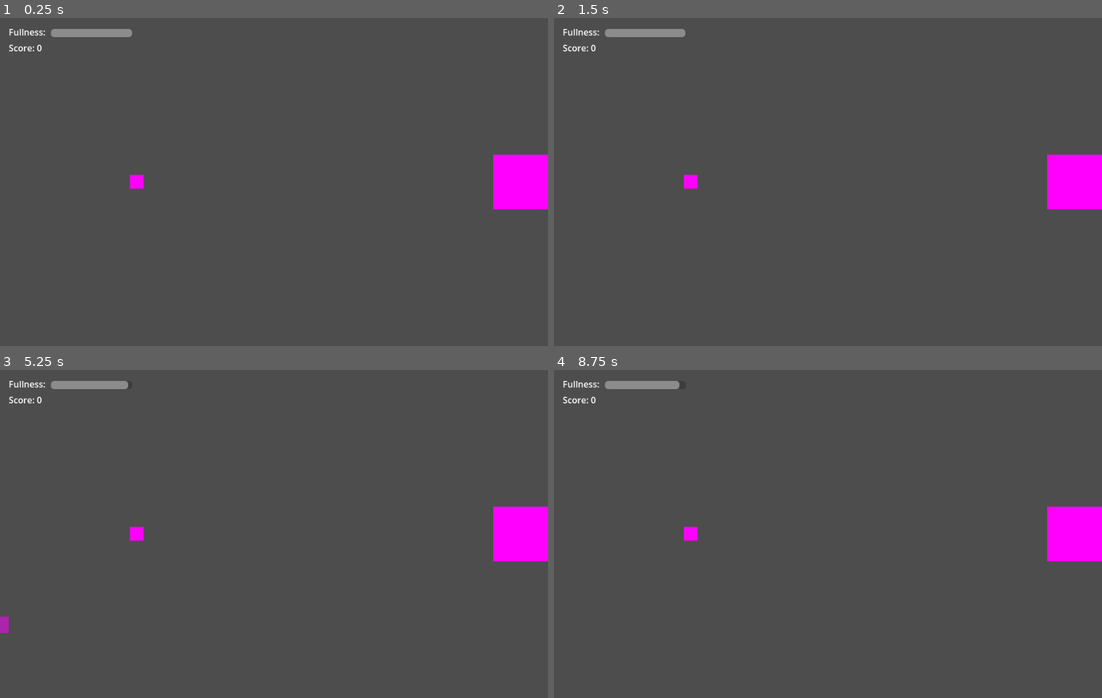
Above: before the commit, frames 1-4 (two rows, left to right).
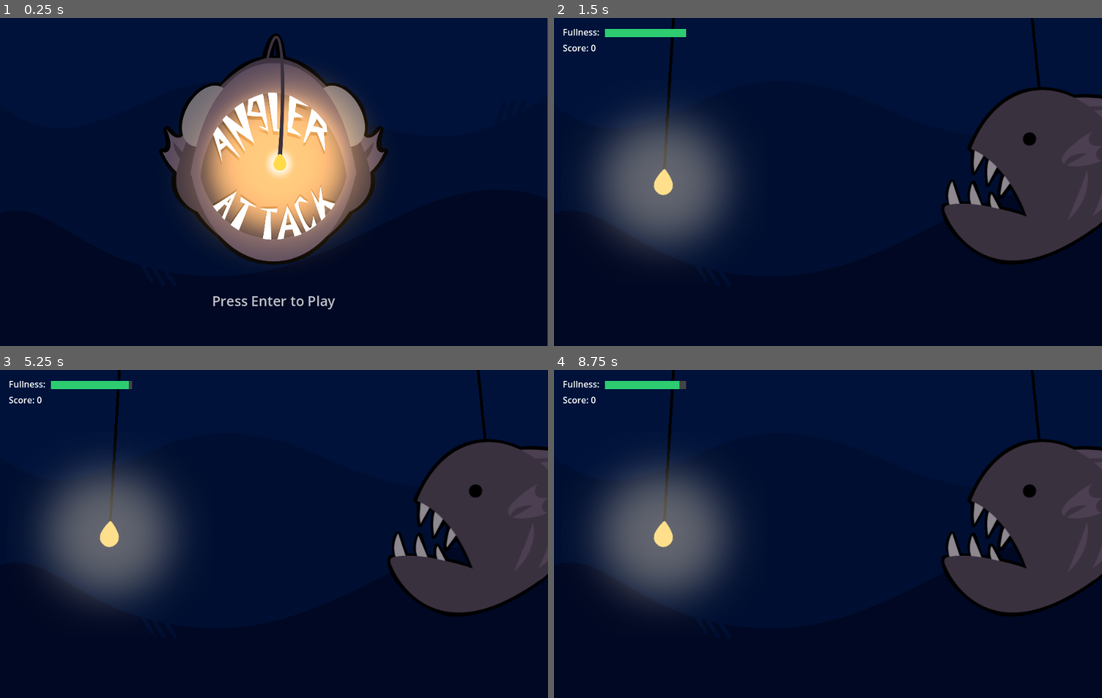
Above: after the commit, the same moments.

Repository: david8zhang/angler-attack
Game: Godot game, scene res://Scenes/Start.tscn
Same seed, same stepped clock (60 frames per second), same inputs: the game is played once before the commit and once after it. Before the commit the project starts from res://Scenes/Main.tscn.
Inputs:
- Up to frame 1 (0.25 s): no input
- Up to frame 2 (1.5 s): tap Enter (play, bound only after the commit) at 0.5, 0.8, 1.35 s; tap Space (reel) at 0.6, 1.25 s
- Up to frame 3 (5.25 s): tap Space (reel) at 1.55, 2.1, 3.05, 3.5, 3.6, 4.55, 5, 5.1 s; tap Enter (play, bound only after the commit) at 2, 2.3, 2.85, 3.8, 4.25, 4.35 s
- Up to frame 4 (8.75 s): tap Enter (play, bound only after the commit) at 5.3, 5.85, 6.8, 7.35, 8.3 s; tap Space (reel) at 6.05, 6.6, 7.55, 8.1 s

The runs differ from the first frame. In frame 1, 98% of the frame differs, in the area x 0-100%, y 0-100%; in frame 2, 96%; in frame 3, 96%; in frame 4, 96%.

Commit message:
implement start screen, add artwork

Diff:
--- a/Prefabs/Anglerfish.tscn
+++ b/Prefabs/Anglerfish.tscn
@@ -1,9 +1,16 @@
-[gd_scene load_steps=2 format=3 uid="uid://516buo3xt5d0"]
+[gd_scene load_steps=3 format=3 uid="uid://516buo3xt5d0"]
 
-[sub_resource type="PlaceholderTexture2D" id="PlaceholderTexture2D_1haa7"]
-size = Vector2(100, 100)
+[ext_resource type="Script" path="res://Scripts/Anglerfish.gd" id="1_et6w0"]
+[ext_resource type="Texture2D" uid="uid://btnv7n45l2rih" path="res://Sprites/neutral.png" id="1_j4cwv"]
 
 [node name="Anglerfish" type="Node2D"]
+script = ExtResource("1_et6w0")
+
+[node name="Line2D" type="Line2D" parent="."]
+points = PackedVector2Array(-50, 2.08165e-12, -100, -500)
+width = 5.0
+default_color = Color(0, 0, 0, 1)
 
 [node name="Sprite2D" type="Sprite2D" parent="."]
-texture = SubResource("PlaceholderTexture2D_1haa7")
+z_index = 50
+texture = ExtResource("1_j4cwv")
--- a/Prefabs/Light.tscn
+++ b/Prefabs/Light.tscn
@@ -1,9 +1,29 @@
-[gd_scene load_steps=2 format=3 uid="uid://itg1e4r4w23l"]
+[gd_scene load_steps=4 format=3 uid="uid://itg1e4r4w23l"]
 
-[sub_resource type="PlaceholderTexture2D" id="PlaceholderTexture2D_tmybo"]
-size = Vector2(25, 25)
+[ext_resource type="Texture2D" uid="uid://c6tkuilc4m7s" path="res://Sprites/light.png" id="1_7txtb"]
+[ext_resource type="Texture2D" uid="uid://ci5u82aegxagm" path="res://Sprites/glow.png" id="1_m6e76"]
 
-[node name="Light" type="Node2D"]
+[sub_resource type="CircleShape2D" id="CircleShape2D_adlck"]
+radius = 16.0312
+
+[node name="Light" type="RigidBody2D"]
+gravity_scale = 2.66454e-15
+
+[node name="CollisionShape2D" type="CollisionShape2D" parent="."]
+shape = SubResource("CircleShape2D_adlck")
+
+[node name="Line2D" type="Line2D" parent="."]
+points = PackedVector2Array(0, 0, 30, -500)
+width = 5.0
+default_color = Color(0, 0, 0, 1)
+
+[node name="Glow" type="Sprite2D" parent="."]
+modulate = Color(1, 1, 1, 0.392157)
+z_index = 100
+rotation = 0.00361498
+scale = Vector2(3, 3)
+texture = ExtResource("1_m6e76")
 
 [node name="Sprite2D" type="Sprite2D" parent="."]
-texture = SubResource("PlaceholderTexture2D_tmybo")
+rotation = 0.071521
+texture = ExtResource("1_7txtb")
--- a/Scenes/Main.tscn
+++ b/Scenes/Main.tscn
@@ -1,18 +1,23 @@
-[gd_scene load_steps=6 format=3 uid="uid://ce3eive3gkobr"]
+[gd_scene load_steps=8 format=3 uid="uid://ce3eive3gkobr"]
 
+[ext_resource type="Texture2D" uid="uid://yka40yn1e3uk" path="res://Sprites/bg.png" id="1_3lkne"]
 [ext_resource type="PackedScene" uid="uid://516buo3xt5d0" path="res://Prefabs/Anglerfish.tscn" id="1_5eocf"]
 [ext_resource type="PackedScene" uid="uid://itg1e4r4w23l" path="res://Prefabs/Light.tscn" id="2_qasvl"]
 [ext_resource type="Script" path="res://Scripts/PlayerController.gd" id="3_vxxf8"]
 [ext_resource type="Script" path="res://Scripts/FishSpawner.gd" id="4_l60qg"]
 [ext_resource type="PackedScene" uid="uid://cthfnprie3cws" path="res://Prefabs/Fish.tscn" id="5_mwct1"]
+[ext_resource type="Script" path="res://Scripts/FullnessMeter.gd" id="7_sb8w5"]
 
 [node name="Main" type="Node2D"]
 position = Vector2(500, 300)
 
+[node name="Background" type="Sprite2D" parent="."]
+texture = ExtResource("1_3lkne")
+
 [node name="Camera2D" type="Camera2D" parent="."]
 
 [node name="Anglerfish" parent="." instance=ExtResource("1_5eocf")]
-position = Vector2(450, 2.08165e-12)
+position = Vector2(450, -25)
 
 [node name="Light" parent="." instance=ExtResource("2_qasvl")]
 
@@ -59,9 +64,11 @@
 offset_bottom = 35.0
 value = 100.0
 show_percentage = false
+script = ExtResource("7_sb8w5")
 
 [node name="GameOver" type="Control" parent="UILayer/Control"]
 visible = false
+modulate = Color(1, 1, 1, 0)
 layout_mode = 1
 anchors_preset = 15
 anchor_right = 1.0
@@ -75,7 +82,7 @@
 anchor_bottom = 1.0
 grow_horizontal = 2
 grow_vertical = 2
-color = Color(0, 0, 0, 0.392157)
+color = Color(0, 0, 0, 1)
 
 [node name="RichTextLabel" type="RichTextLabel" parent="UILayer/Control/GameOver"]
 layout_mode = 1
@@ -84,15 +91,31 @@
 anchor_top = 0.5
 anchor_right = 0.5
 anchor_bottom = 0.5
-offset_left = -199.0
-offset_top = -65.5
-offset_right = 199.0
-offset_bottom = 5.5
+offset_left = -200.0
+offset_top = -100.0
+offset_right = 198.0
+offset_bottom = -29.0
 grow_horizontal = 2
 grow_vertical = 2
 theme_override_font_sizes/normal_font_size = 50
 bbcode_enabled = true
 text = "[center]Game Over[/center]"
+
+[node name="Label" type="Label" parent="UILayer/Control/GameOver"]
+layout_mode = 1
+anchors_preset = 8
+anchor_left = 0.5
+anchor_top = 0.5
+anchor_right = 0.5
+anchor_bottom = 0.5
+offset_left = -30.5
+offset_top = -13.0
+offset_right = 30.5
+offset_bottom = 13.0
+grow_horizontal = 2
+grow_vertical = 2
+theme_override_font_sizes/font_size = 25
+text = "Your score: 0"
 
 [node name="Button" type="Button" parent="UILayer/Control/GameOver"]
 layout_mode = 1
@@ -101,12 +124,13 @@
 anchor_top = 0.5
 anchor_right = 0.5
 anchor_bottom = 0.5
-offset_left = -63.5
-offset_top = 15.5
-offset_right = 63.5
-offset_bottom = 56.5
+offset_left = -63.0
+offset_top = 66.0
+offset_right = 64.0
+offset_bottom = 107.0
 grow_horizontal = 2
 grow_vertical = 2
 text = "Play Again"
 
+[connection signal="value_changed" from="UILayer/Control/ProgressBar" to="UILayer/Control/ProgressBar" method="_on_value_changed"]
 [connection signal="pressed" from="UILayer/Control/GameOver/Button" to="PlayerController" method="_on_button_pressed"]
--- /dev/null
+++ b/Scenes/Start.tscn
@@ -0,0 +1,46 @@
+[gd_scene load_steps=5 format=3 uid="uid://o2ghbntmm0cu"]
+
+[ext_resource type="Texture2D" uid="uid://yka40yn1e3uk" path="res://Sprites/bg.png" id="1_1dyfp"]
+[ext_resource type="Script" path="res://Scripts/Start.gd" id="1_ustfg"]
+[ext_resource type="Texture2D" uid="uid://daqtfnk54o8ht" path="res://Sprites/title.png" id="2_joqgf"]
+[ext_resource type="Script" path="res://Scripts/TitleText.gd" id="3_i82sh"]
+
+[node name="Start" type="Node2D"]
+position = Vector2(-1, 0)
+script = ExtResource("1_ustfg")
+
+[node name="Background" type="Sprite2D" parent="."]
+texture = ExtResource("1_1dyfp")
+offset = Vector2(500, 300)
+
+[node name="TitleCard" type="Sprite2D" parent="."]
+position = Vector2(500, 256)
+scale = Vector2(0.25, 0.25)
+texture = ExtResource("2_joqgf")
+
+[node name="CanvasLayer" type="CanvasLayer" parent="."]
+
+[node name="Control" type="Control" parent="CanvasLayer"]
+layout_mode = 3
+anchors_preset = 15
+anchor_right = 1.0
+anchor_bottom = 1.0
+grow_horizontal = 2
+grow_vertical = 2
+
+[node name="Label" type="Label" parent="CanvasLayer/Control"]
+layout_mode = 1
+anchors_preset = 7
+anchor_left = 0.5
+anchor_top = 1.0
+anchor_right = 0.5
+anchor_bottom = 1.0
+offset_left = -113.0
+offset_top = -100.0
+offset_right = 112.0
+offset_bottom = -62.0
+grow_horizontal = 2
+grow_vertical = 0
+theme_override_font_sizes/font_size = 25
+text = "Press Enter to Play"
+script = ExtResource("3_i82sh")
--- /dev/null
+++ b/Scripts/Anglerfish.gd
@@ -0,0 +1,7 @@
+class_name Anglerfish
+extends Node2D
+
+@onready var sprite = $Sprite2D as Sprite2D
+
+func update_texture(path: String):
+	sprite.texture = load(path)
--- a/Scripts/Fish.gd
+++ b/Scripts/Fish.gd
@@ -2,12 +2,11 @@
 extends Node2D
 
 @onready var light = get_node("/root/Main/Light") as Node2D
-@onready var sprite = $Sprite2D
+@onready var sprite = $Sprite2D as Sprite2D
 @onready var player_controller = get_node("/root/Main/PlayerController") as PlayerController
 
 const MOVE_SPEED = 100
-const ESCAPE_SPEED = 300
-const CHASING_LURE_SPEED = 275
+const CHASING_LURE_SPEED = 150
 
 var is_investigating_lure = false
 var is_biting_lure = false
@@ -20,9 +19,17 @@
 var bite_lure_timer: Timer = null
 var num_nibbles_before_bite: int = -1
 
+const SPRITE_PATHS = [
+	"res://Sprites/fish-1.png",
+	"res://Sprites/fish-2.png",
+	"res://Sprites/fish-3.png"
+]
+
 # Called when the node enters the scene tree for the first time.
 func _ready():
 	var screen_size = get_viewport_rect().size
+	var rand_texture = SPRITE_PATHS.pick_random()
+	sprite.texture = load(rand_texture)
 	var x_pos = 0
 	var y_pos = randi_range(0, screen_size.y)
 	global_position = Vector2(x_pos, y_pos)
@@ -35,9 +42,9 @@
 			escape_timer.stop()
 			escape_timer.queue_free()
 		return
-	if !is_investigating_lure:
+	if !is_investigating_lure and !is_escaping:
 		var dist_to_target = global_position.distance_to(light.global_position)
-		if dist_to_target > 40:
+		if dist_to_target > 75:
 			var dir = (light.global_position - global_position).normalized()
 			sprite.flip_h = dir.x < 0
 			translate(dir * delta * MOVE_SPEED)
@@ -93,6 +100,7 @@
 
 func escape(callable: Callable):
 	if !is_escaping:
+		sprite.set_deferred("flip_h", true)
 		is_escaping = true
 		if bite_lure_timer != null and is_instance_valid(bite_lure_timer):
 			bite_lure_timer.stop()
--- /dev/null
+++ b/Scripts/FullnessMeter.gd
@@ -0,0 +1,21 @@
+extends ProgressBar
+
+var fill_box: StyleBoxFlat
+
+# Called when the node enters the scene tree for the first time.
+func _ready():
+	fill_box = StyleBoxFlat.new()
+	var background = StyleBoxFlat.new()
+	background.bg_color = Color("#444444")
+	self.add_theme_stylebox_override("fill", fill_box)
+	self.add_theme_stylebox_override("background", background)
+	fill_box.bg_color = Color("#2ecc71")
+
+
+func _on_value_changed(value):
+	if value < 25:
+		fill_box.bg_color = Color("#c0392b")
+	elif value < 50:
+		fill_box.bg_color = Color("#f1c40f")
+	else:
+		fill_box.bg_color = Color("#2ecc71")
--- a/Scripts/PlayerController.gd
+++ b/Scripts/PlayerController.gd
@@ -1,13 +1,13 @@
 class_name PlayerController
 extends Node2D
 
-@onready var anglerfish = $"../Anglerfish"
+@onready var anglerfish = $"../Anglerfish" as Anglerfish
 @onready var light = $"../Light"
 @onready var camera = $"../Camera2D"
 @onready var fish_spawner = $"../FishSpawner" as FishSpawner
 @onready var fullness_bar = $"../UILayer/Control/ProgressBar"
 @onready var score_text = $"../UILayer/Control/Score"
-@onready var game_over = $"../UILayer/Control/GameOver"
+@onready var game_over = $"../UILayer/Control/GameOver" as Control
 
 # When light gets cast out, it gets cast out in "stages"
 var total_stages = 2
@@ -19,11 +19,9 @@
 
 # Called when the node enters the scene tree for the first time.
 func _ready():
-	print(is_game_over)
 	init_anglerfish_pos = anglerfish.global_position
 	var x_pos = get_lure_position_for_stage(curr_stage_index)
 	light.global_position.x = x_pos
-
 	var hunger_timer = Timer.new()
 	hunger_timer.wait_time = 1.0
 	hunger_timer.one_shot = false
@@ -38,11 +36,13 @@
 	if fullness_bar.value == 0:
 		is_game_over = true
 		game_over.visible = true
+		var tween = create_tween()
+		tween.tween_property(game_over, "modulate:a", 1, 0.5)
 
 
 func get_lure_position_for_stage(stage: int):
 	var screen_size = get_viewport_rect().size
-	var screen_width = screen_size.x
+	var screen_width = screen_size.x / 1.25
 	return (((stage * screen_width) / total_stages) + \
 			(((stage + 1) * screen_width) / total_stages)) / 2
 
@@ -52,24 +52,29 @@
 		if !is_game_over:
 			var fish = fish_spawner.fish_on_screen
 			if fish != null and is_instance_valid(fish):
-				if fish.is_biting_lure:
-					if curr_stage_index == total_stages - 1:
-						fish.is_eaten = true
-						var eat_tween = create_tween()
-						eat_tween.tween_property(anglerfish, "global_position", light.global_position, 0.5)
-						eat_tween.finished.connect(on_fish_eat)
+				if !fish.is_reeling and !fish.is_eaten:
+					if fish.is_biting_lure:
+						if curr_stage_index == total_stages - 1:
+							fish.is_eaten = true
+							var eat_tween = create_tween()
+							var light_pos = light.global_position
+							anglerfish.update_texture("res://Sprites/bite-1.png")
+							eat_tween.tween_property(anglerfish, "global_position", Vector2(anglerfish.global_position.x - 200, anglerfish.global_position.y), 0.5)
+							eat_tween.parallel().tween_property(light, "global_position", Vector2(light_pos.x, -200), 0.5)
+							eat_tween.finished.connect(on_fish_eat)
+						else:
+							fish.is_reeling = true
+							var tween = create_tween()
+							var new_x_pos = get_lure_position_for_stage(curr_stage_index + 1)
+							curr_stage_index += 1
+							tween.tween_property(light, "global_position", Vector2(new_x_pos, light.global_position.y), 1.5).set_ease(Tween.EASE_OUT)
+							tween.finished.connect(fish.reel_complete)
 					else:
-						fish.is_reeling = true
-						var tween = create_tween()
-						var new_x_pos = get_lure_position_for_stage(curr_stage_index + 1)
-						curr_stage_index += 1
-						tween.tween_property(light, "global_position", Vector2(new_x_pos, light.global_position.y), 1.5).set_ease(Tween.EASE_OUT)
-						tween.finished.connect(fish.reel_complete)
-				else:
-					fish.escape(reset_after_escape)
+						fish.escape(reset_after_escape)
 
 
 func on_fish_eat():
+	anglerfish.update_texture("res://Sprites/bite-2.png")
 	var fish = fish_spawner.fish_on_screen as Fish
 	fish.visible = false
 	var reset_tween = create_tween()
@@ -83,12 +88,15 @@
 
 
 func reset_after_eating():
+	var screen_size = get_viewport_rect().size
 	var fish = fish_spawner.fish_on_screen as Fish
 	fish.queue_free()
 	var reset_light_tween = create_tween()
 	curr_stage_index = 0
-	var light_pos = Vector2(get_lure_position_for_stage(curr_stage_index), light.global_position.y)
-	reset_light_tween.tween_property(light, "global_position", light_pos, 1)
+	var tween = create_tween()
+	tween.tween_property(light, "global_position", Vector2(get_lure_position_for_stage(curr_stage_index), -200), 0.5)
+	tween.tween_property(light, "global_position", Vector2(get_lure_position_for_stage(curr_stage_index), screen_size.y / 2), 0.5)
+	tween.finished.connect(on_reset_complete)
 
 
 func reset_after_escape():
@@ -100,7 +108,7 @@
 
 
 func on_reset_complete():
-	print("reset complete!")
+	anglerfish.update_texture("res://Sprites/neutral.png")
 	is_resetting = false
 
 
--- /dev/null
+++ b/Scripts/Start.gd
@@ -0,0 +1,5 @@
+extends Node2D
+
+func _unhandled_input(event):
+	if Input.is_action_just_pressed("play"):
+		get_tree().change_scene_to_file("res://Scenes/Main.tscn")
--- /dev/null
+++ b/Scripts/TitleText.gd
@@ -0,0 +1,9 @@
+extends Label
+
+
+# Called when the node enters the scene tree for the first time.
+func _ready():
+	var tween = create_tween()
+	tween.set_loops()
+	tween.tween_property(self, "modulate:a", 0, 1)
+	tween.tween_property(self, "modulate:a", 1, 1)
--- a/project.godot
+++ b/project.godot
@@ -11,7 +11,7 @@
 [application]
 
 config/name="angler-attack"
-run/main_scene="res://Scenes/Main.tscn"
+run/main_scene="res://Scenes/Start.tscn"
 config/features=PackedStringArray("4.1", "Forward Plus")
 config/icon="res://icon.svg"
 
@@ -28,3 +28,8 @@
 "events": [Object(InputEventKey,"resource_local_to_scene":false,"resource_name":"","device":-1,"window_id":0,"alt_pressed":false,"shift_pressed":false,"ctrl_pressed":false,"meta_pressed":false,"pressed":false,"keycode":0,"physical_keycode":32,"key_label":0,"unicode":32,"echo":false,"script":null)
 ]
 }
+play={
+"deadzone": 0.5,
+"events": [Object(InputEventKey,"resource_local_to_scene":false,"resource_name":"","device":-1,"window_id":0,"alt_pressed":false,"shift_pressed":false,"ctrl_pressed":false,"meta_pressed":false,"pressed":false,"keycode":0,"physical_keycode":4194309,"key_label":0,"unicode":0,"echo":false,"script":null)
+]
+}
Binary file added: Sprites/bg.png
Not shown, added: Sprites/bg.png.import
Binary file added: Sprites/bite-1.png
Not shown, added: Sprites/bite-1.png.import
Binary file added: Sprites/bite-2.png
Not shown, added: Sprites/bite-2.png.import
Binary file added: Sprites/fish-1.png
Not shown, added: Sprites/fish-1.png.import
Binary file added: Sprites/fish-2.png
Not shown, added: Sprites/fish-2.png.import
Binary file added: Sprites/fish-3.png
Not shown, added: Sprites/fish-3.png.import
(and 10 more such lines)
